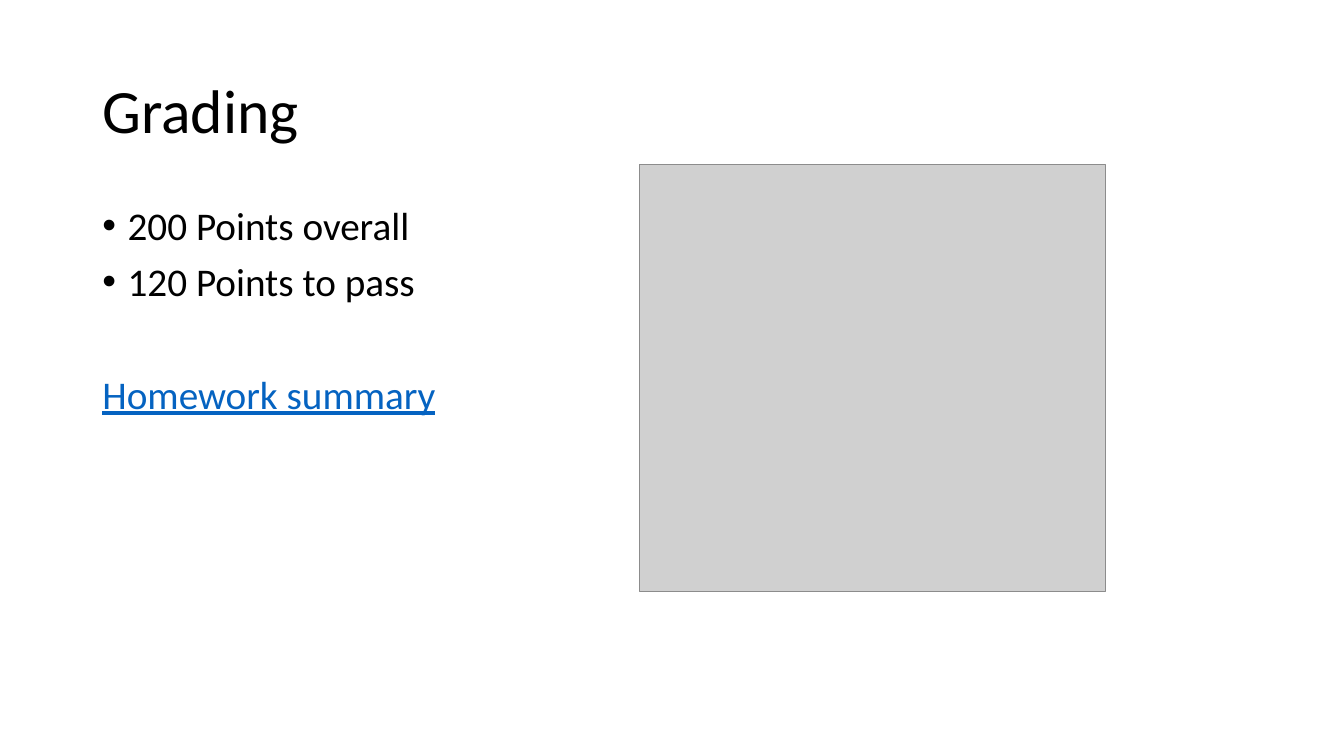
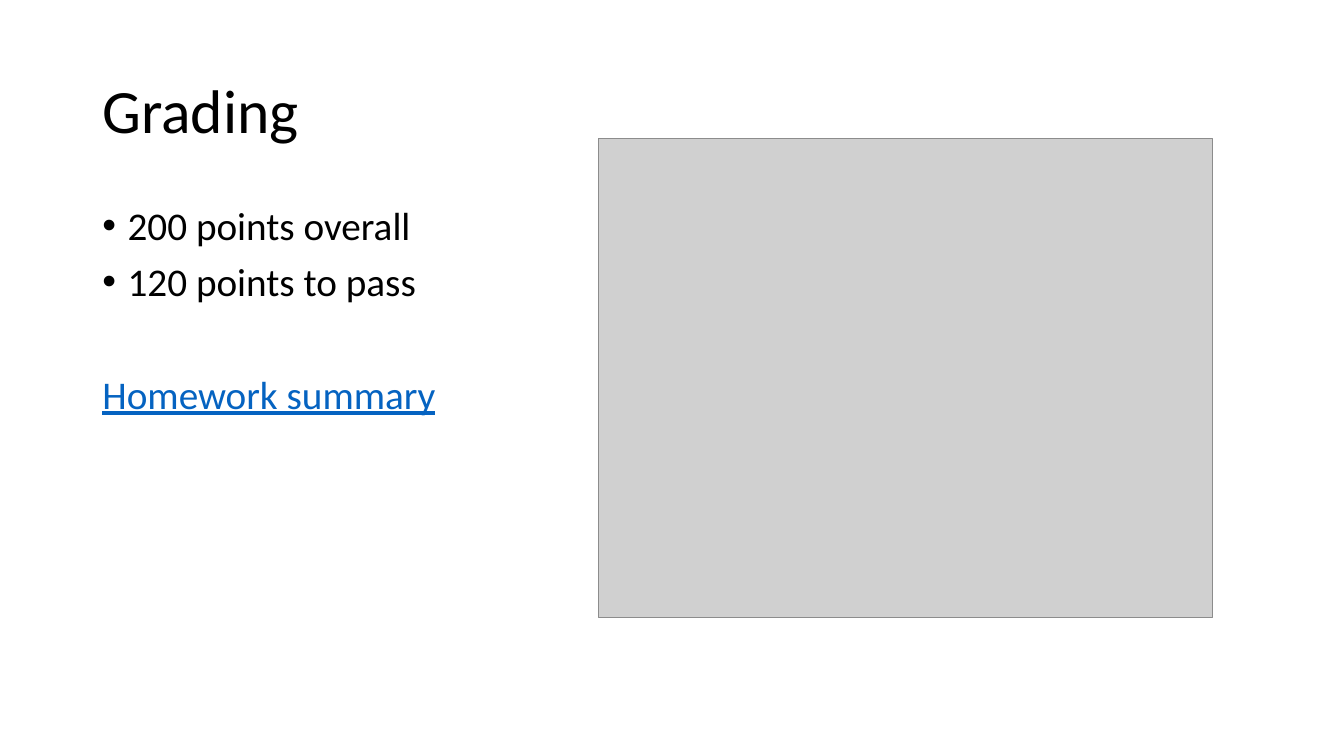
Before and after one commit to v1r7u/cloud_computing_old, a slide deck: slide 16 of presentations/01_Introduction.pptx. Drawn at 1344x756 pixels with LibreOffice and Linux fonts; fonts in the diff are those of the drawing; grey boxes stand for pictures. Boxes give left, top, right and bottom in pixels: in the first picture for what was removed or moved away, otherwise in the second. Text is boxed around its words. In the diff, an @@ line names an element or a change of style, - is before the commit and + after.

```diff
--- a/presentations/01_Introduction.pptx
+++ b/presentations/01_Introduction.pptx
@@ picture: place and size @@
-picture at (639, 165, 1106, 592)
+picture at (598, 139, 1213, 618)
@@ text at (128, 212, 416, 303): text changed @@
-• 200 Points overall
-• 120 Points to pass
+• 200 points overall
+• 120 points to pass
```
Also in this commit, not shown: 12 other slides changed, 6 other files.
